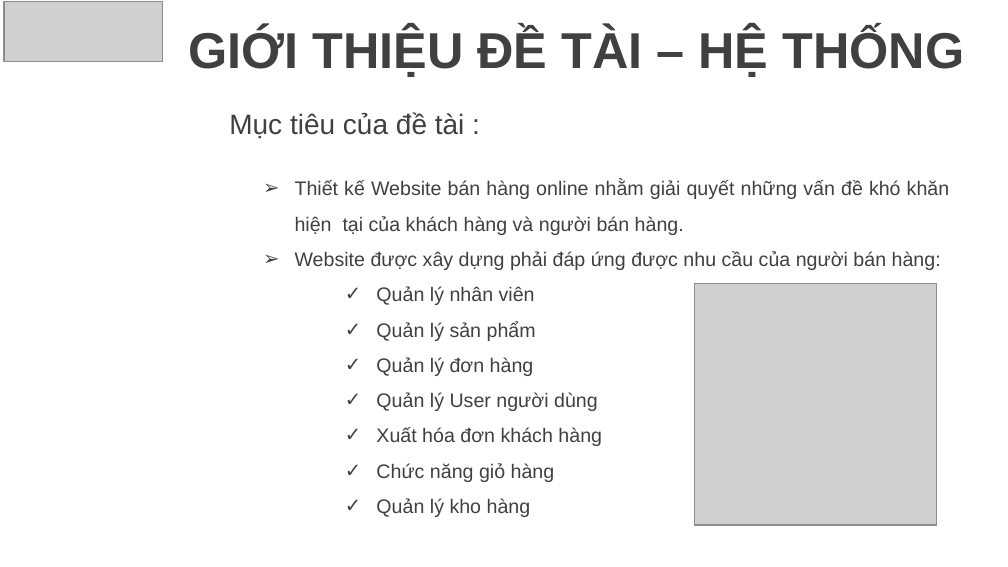
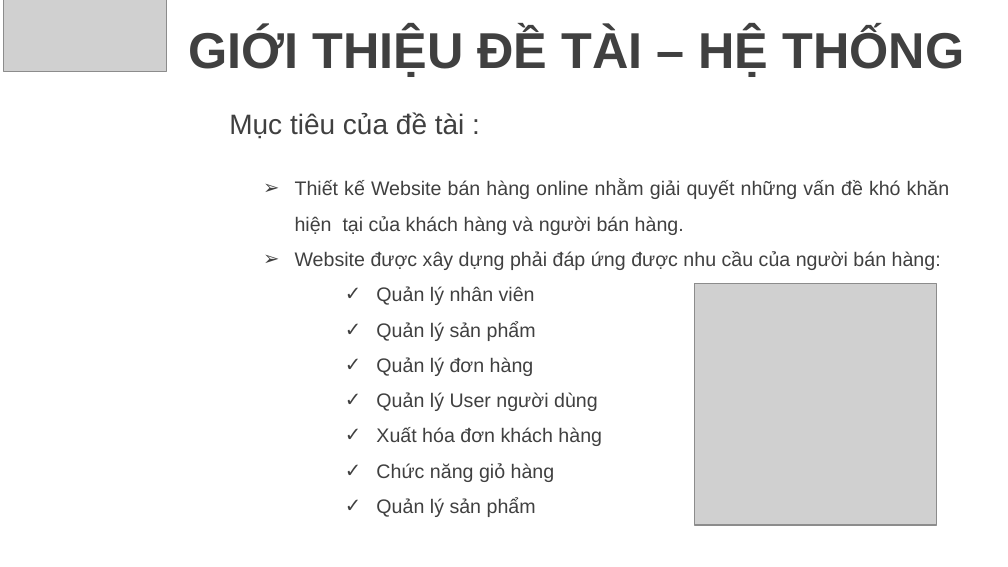
Before and after one commit to ManhSyNguyen/duan2021, a slide deck: slide 6 of Tai lieu/DuAn.pptx. Drawn at 1008x567 pixels with LibreOffice and Linux fonts; fonts in the diff are those of the drawing; grey boxes stand for pictures; background and template pictures are left out. Boxes give left, top, right and bottom in pixels: in the first picture for what was removed or moved away, otherwise in the second. Text is boxed around its words. In the diff, an @@ line names an element or a change of style, - is before the commit and + after.

```diff
--- a/Tai lieu/DuAn.pptx
+++ b/Tai lieu/DuAn.pptx
@@ picture: place and size @@
-picture at bbox=[4, 1, 162, 61]
+picture at bbox=[4, 0, 166, 72]
@@ text at bbox=[376, 498, 536, 517]: text changed @@
-  ✓ Quản lý kho hàng
+  ✓ Quản lý sản phẩm
```
Also in this commit, not shown: 11 other slides changed, 8 other files.
